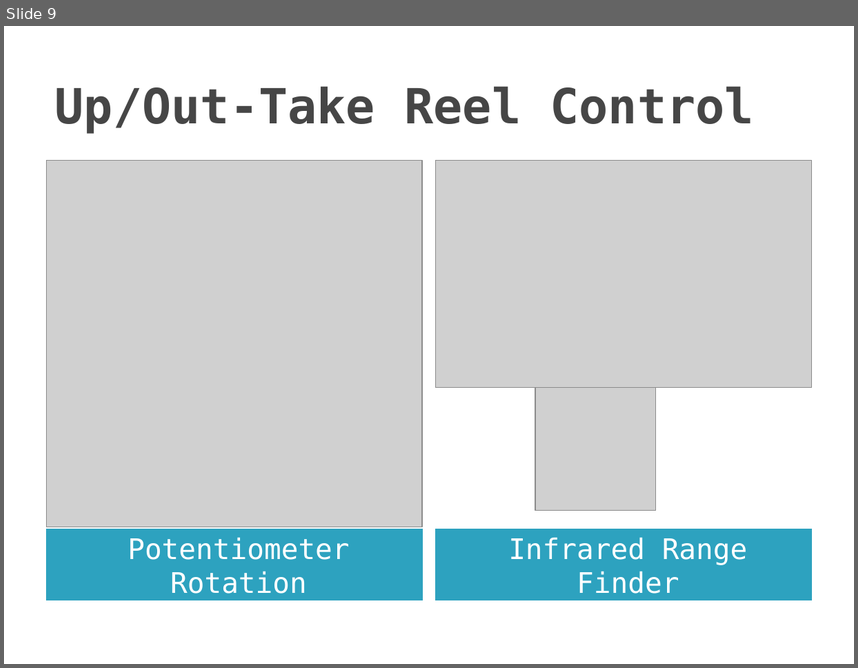
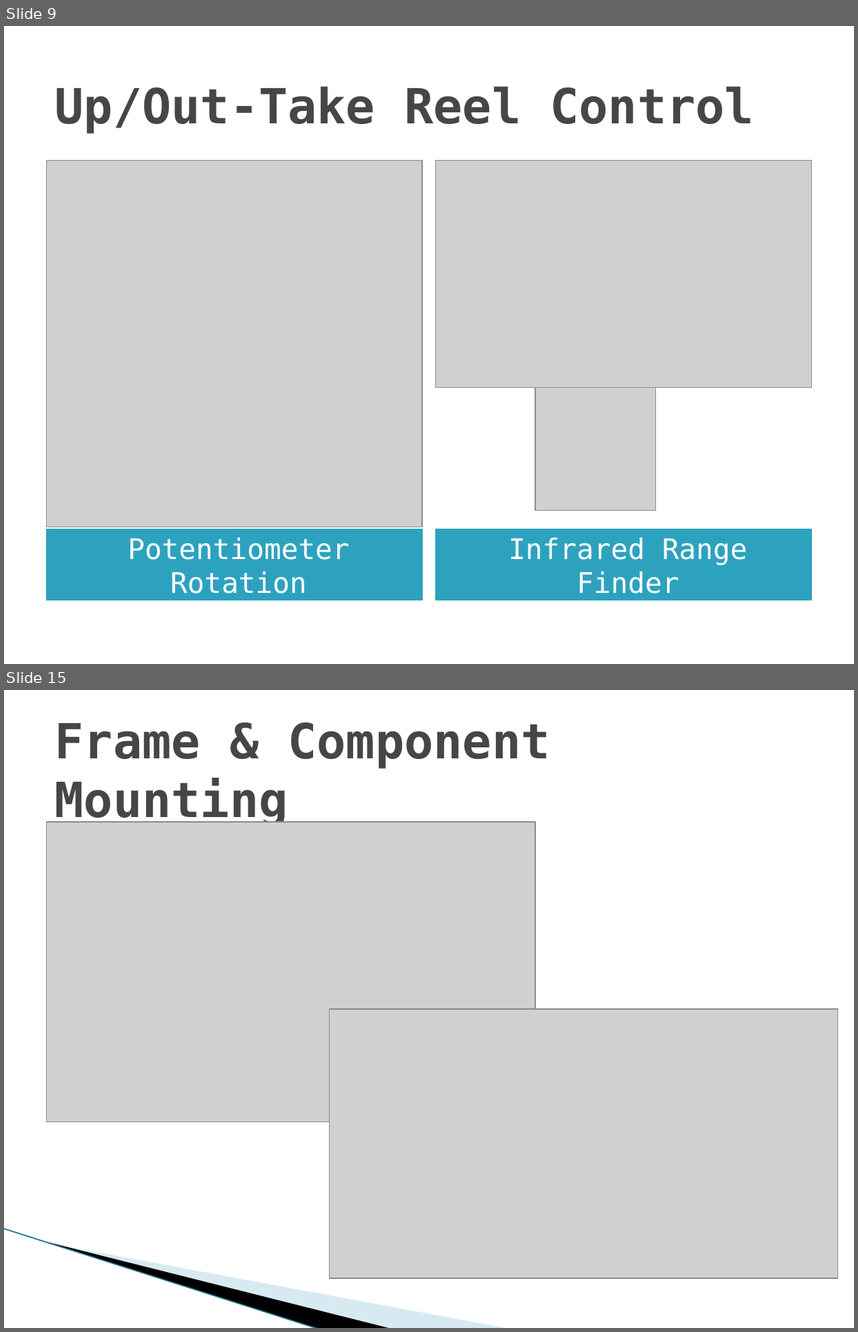
Before and after one commit to pieterpottie/flim-transport-project, a slide deck: Documents/FirstClientPresentation.pptx. Shown one above the other, each under a label of ours: slide 9 before the commit, slides 9 and 15 after it; the slides between them are not shown. The pictures are 858x668 and 858x1332 pixels, drawn with LibreOffice and Linux fonts; fonts in the diff are those of the drawing; grey boxes stand for pictures; background and template pictures are left out. Boxes give left, top, right and bottom in pixels: in the first picture for what was removed or moved away, otherwise in the second. Text is boxed around its words. In the diff, an @@ line names an element or a change of style, - is before the commit and + after.

```diff
--- a/Documents/FirstClientPresentation.pptx
+++ b/Documents/FirstClientPresentation.pptx
@@ slide 15 added at (4, 690, 854, 1328), background #FFFFFF @@
@@ title added at (55, 722, 550, 827), 41 pt, text #464646, bold @@
+Frame & Component Mounting
@@ picture added at (47, 822, 535, 1122) @@
@@ picture added at (330, 1009, 838, 1279) @@
@@ freeform shape added at (70, 1155, 424, 1290), fill #A0CBDC at 40% opacity @@
@@ freeform shape added at (4, 1228, 352, 1306), fill #000000 @@
@@ line added from (4, 1228) to (319, 1328), #97C5D8 0.95 pt @@
```
Also in this commit, not shown: 2 slides changed, 7 other slides added, 1 slide removed.
